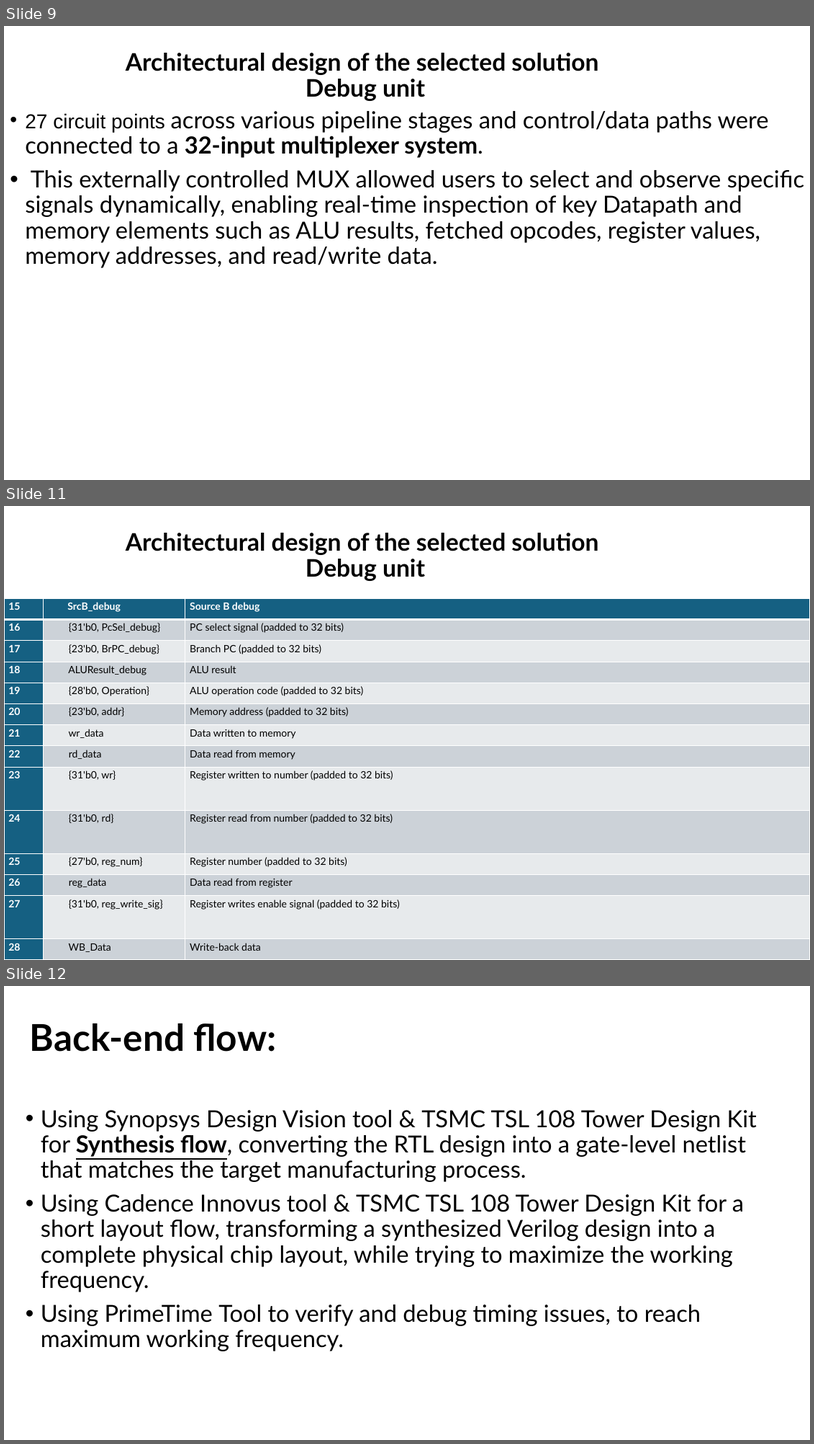
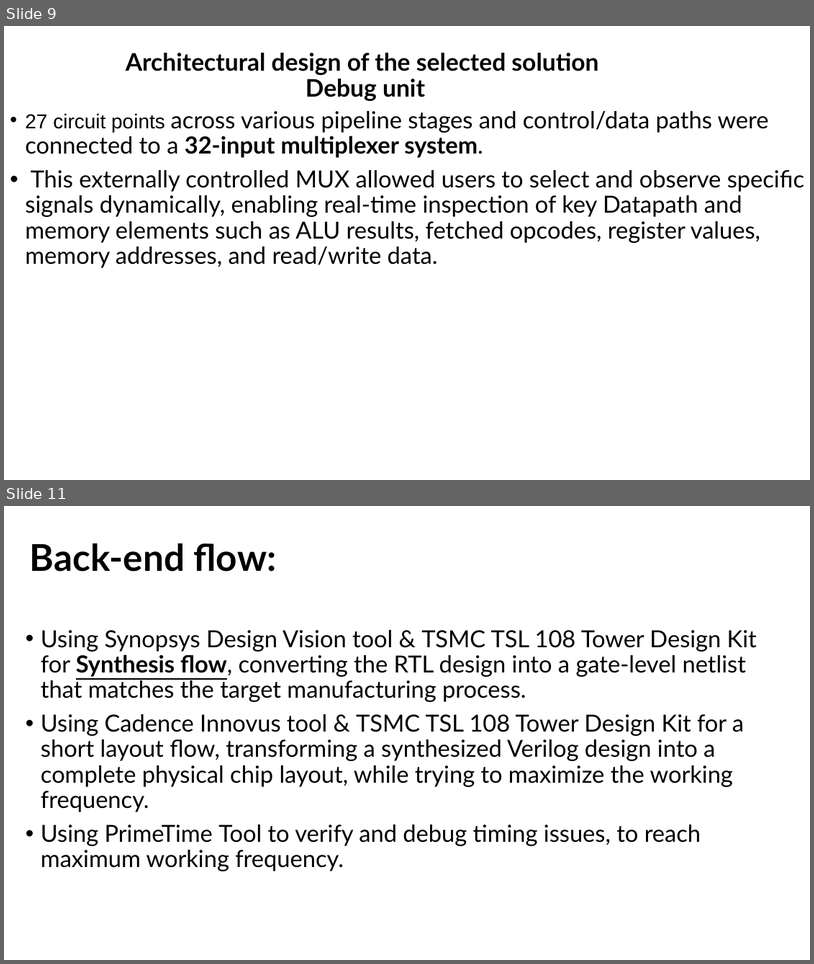
Before and after one commit to muhammad0bi/044169_project_B, a slide deck: Presintaions and Reports/Final presntaion VLSI.pptx. Shown one above the other, each under a label of ours: slides 9, 11 and 12 before the commit, slides 9 and 11 after it; the slides between them are not shown. The pictures are 814x1444 and 814x964 pixels, drawn with LibreOffice and Linux fonts; fonts in the diff are those of the drawing. Boxes give left, top, right and bottom in pixels: in the first picture for what was removed or moved away, otherwise in the second. Text is boxed around its words. In the diff, an @@ line names an element or a change of style, - is before the commit and + after.

```diff
--- a/Presintaions and Reports/Final presntaion VLSI.pptx
+++ b/Presintaions and Reports/Final presntaion VLSI.pptx
@@ slide 11 removed at bbox=[4, 506, 810, 960], background #FFFFFF @@
@@ title removed at bbox=[126, 533, 599, 581] @@
-Architectural design of the selected solution
-Debug unit
@@ table removed at bbox=[4, 599, 810, 960], 14 rows, 3 columns @@
-15 | SrcB_debug | Source B debug
-16 | {31'b0, PcSel_debug} | PC select signal (padded to 32 bits)
-17 | {23'b0, BrPC_debug} | Branch PC (padded to 32 bits)
-18 | ALUResult_debug | ALU result
-19 | {28'b0, Operation} | ALU operation code (padded to 32 bits)
-20 | {23'b0, addr} | Memory address (padded to 32 bits)
-21 | wr_data | Data written to memory
-22 | rd_data | Data read from memory
-23 | {31'b0, wr} | Register written to number (padded to 32 bits)
-24 | {31'b0, rd} | Register read from number (padded to 32 bits)
-25 | {27'b0, reg_num} | Register number (padded to 32 bits)
-26 | reg_data | Data read from register
-27 | {31'b0, reg_write_sig} | Register writes enable signal (padded to 32 bits)
-28 | WB_Data | Write-back data
@@ what was slide 12 is now slide 11 @@
```
Also in this commit, not shown: 4 slides changed, 4 slides added, 1 other file.
